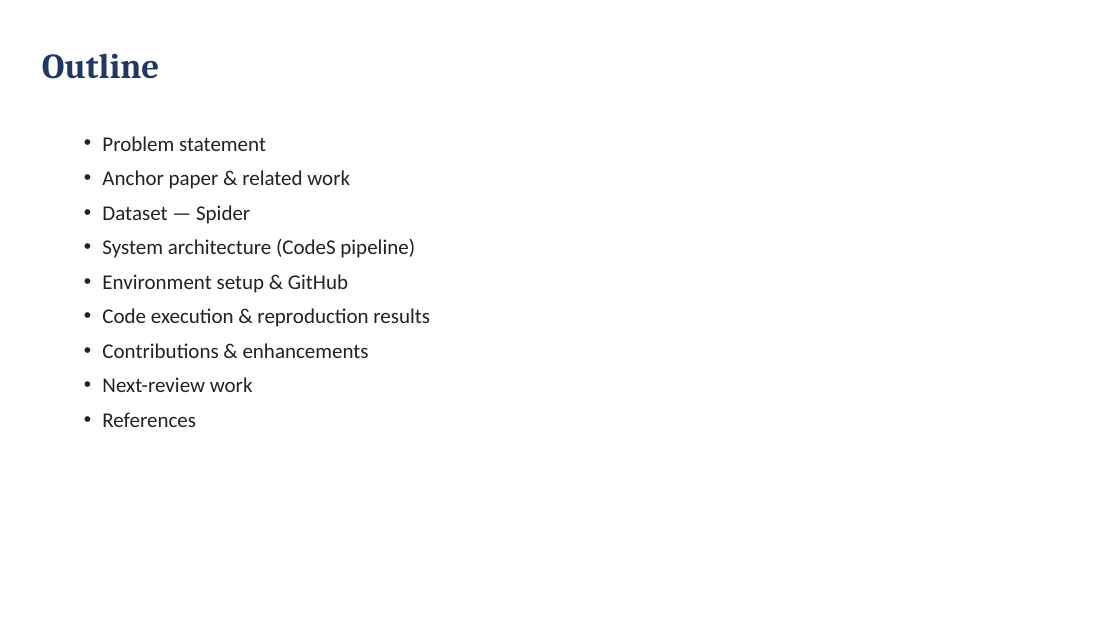
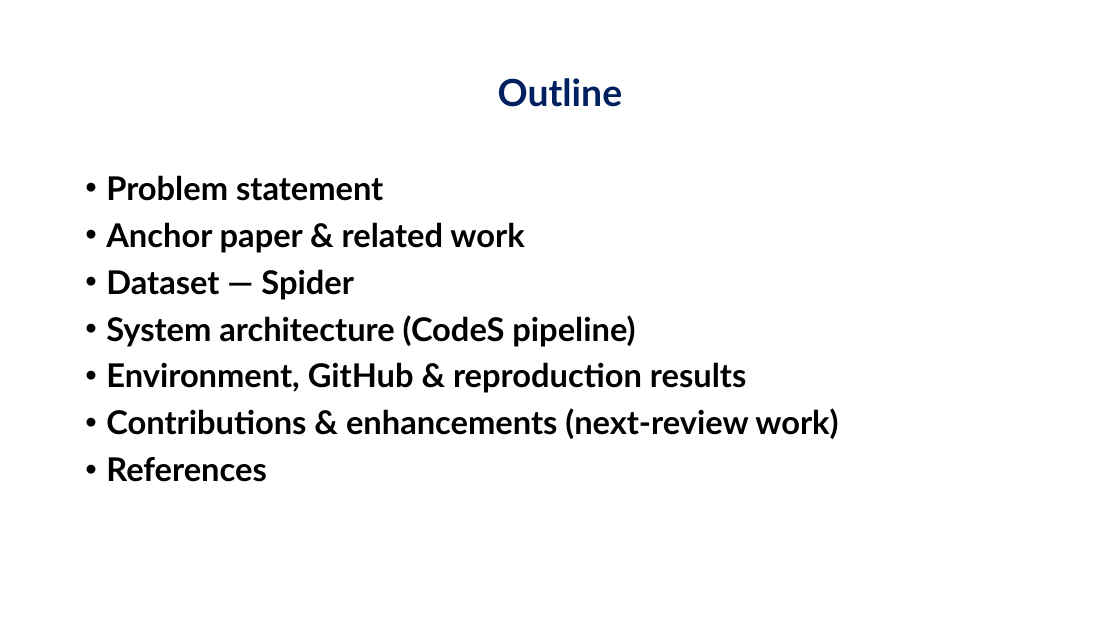
Before and after one commit to jayakanthh/QueryGenie, a slide deck: slide 2 of docs/reviews/Review2_QueryGenie.pptx. Drawn at 1120x630 pixels with LibreOffice and Linux fonts; fonts in the diff are those of the drawing; background and template pictures are left out. Boxes give left, top, right and bottom in pixels: in the first picture for what was removed or moved away, otherwise in the second. Text is boxed around its words. In the diff, an @@ line names an element or a change of style, - is before the commit and + after.

```diff
--- a/docs/reviews/Review2_QueryGenie.pptx
+++ b/docs/reviews/Review2_QueryGenie.pptx
@@ title "Outline": place and size @@
-title "Outline" at box(42, 53, 159, 79)
+title "Outline" at box(498, 78, 623, 107)
@@ title "Outline" at box(498, 78, 623, 107): size 30 to 32 pt, font Cambria to Lato, text colour #1F3864 to #002060; alignment left to centre; line spacing 1 to 0.9 @@
@@ text "Problem statement": place and size @@
-text "Problem statement" at box(102, 136, 430, 427)
+text "Problem statement" at box(106, 175, 838, 482)
@@ text at box(106, 175, 635, 482): size 18 to 28 pt, font Calibri to Lato, text colour #222222 to #000000, bold on in "Problem statement", "Anchor paper & related work", "Dataset — Spider", "System architecture (CodeS pipeline)" and 1 more places; indent changed; line spacing 1 to 0.9; more space between paragraphs @@
@@ text at box(106, 362, 838, 439): text changed; size 18 to 28 pt; font Calibri to Lato; text colour #222222 to #000000; bold on @@
-• Environment setup & GitHub
-• Code execution & reproduction results
-• Contributions & enhancements
-• Next-review work
+• Environment, GitHub & reproduction results
+• Contributions & enhancements (next-review work)
```
Also in this commit, not shown: 5 other slides changed, 4 slides added, 5 slides removed.
